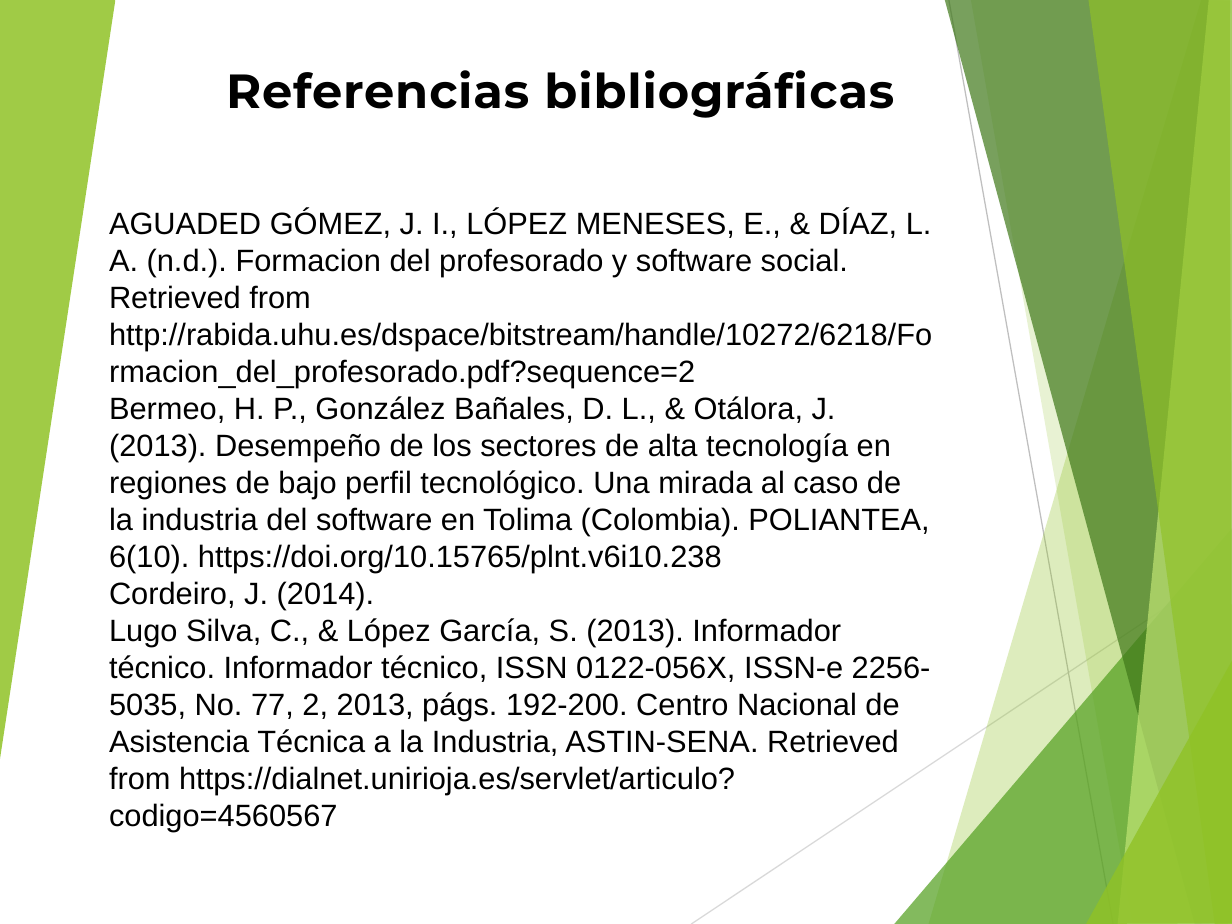
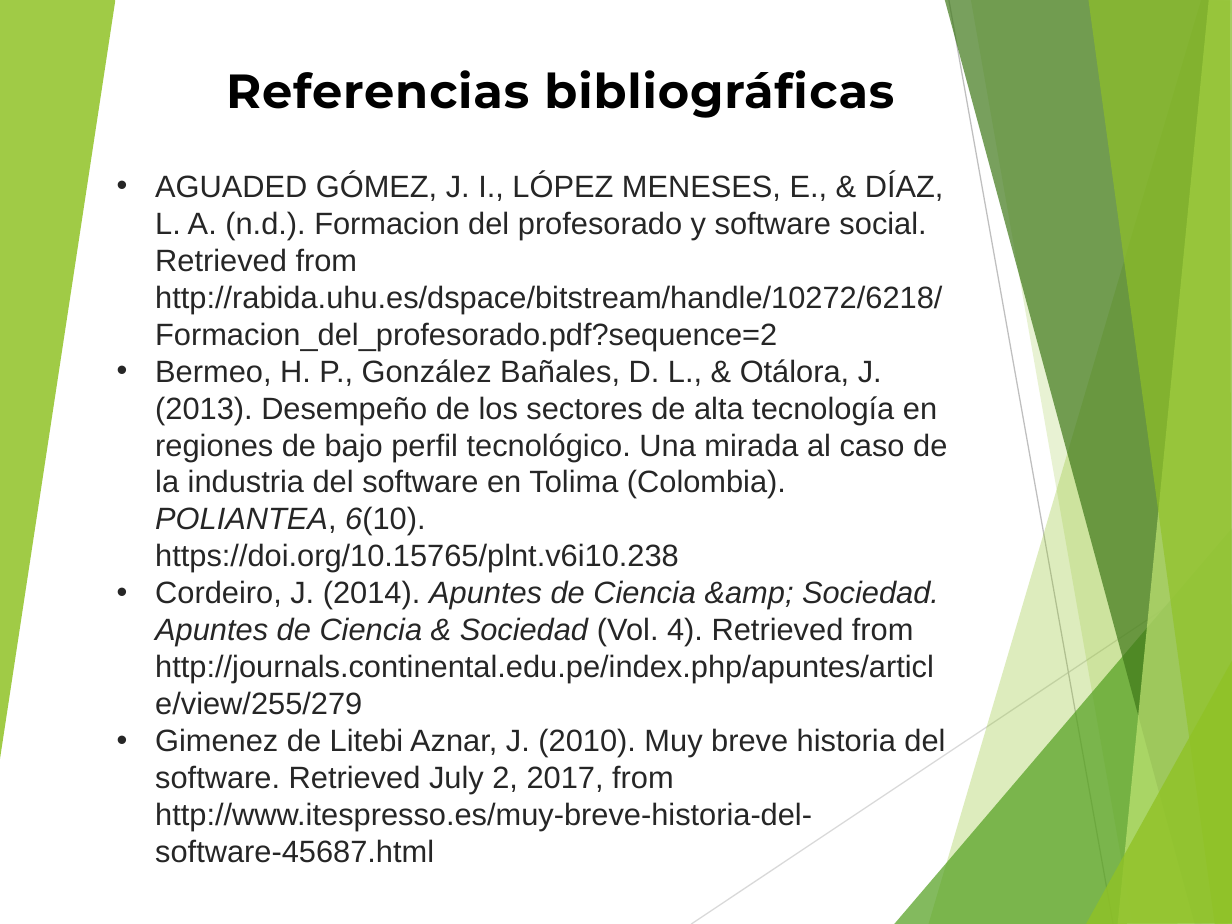
Before and after one commit to andy645jh/ProyectoGrado, a slide deck: slide 18 of extras/docs/rdc_presentacion.pptx (slide 17 before the commit). Drawn at 1232x924 pixels with LibreOffice and Linux fonts; fonts in the diff are those of the drawing. Boxes give left, top, right and bottom in pixels: in the first picture for what was removed or moved away, otherwise in the second. Text is boxed around its words. In the diff, an @@ line names an element or a change of style, - is before the commit and + after.

```diff
--- a/extras/docs/rdc_presentacion.pptx
+++ b/extras/docs/rdc_presentacion.pptx
@@ text "AGUADED GÓMEZ, J. I., LÓPEZ ...": place and size @@
-text "AGUADED GÓMEZ, J. I., LÓPEZ ..." at (109,210,932,831)
+text "AGUADED GÓMEZ, J. I., LÓPEZ ..." at (155,172,947,863)
@@ text at (155,172,947,572): text colour #000000 to #262626 in "AGUADED GÓMEZ, J. I., LÓPEZ MENESES, E., ...", "Bermeo, H. P., González Bañales, D. L., ..."; italic on in "POLIANTEA, 6(10)."; bullet none to • @@
@@ text at (155,580,945,863): text changed; text colour #000000 to #262626 @@
-Cordeiro, J. (2014).
-Lugo Silva, C., & López García, S. (2013). Informador técnico. Informador técnico, ISSN 0122-056X, ISSN-e 2256-5035, No. 77, 2, 2013, págs. 192-200. Centro Nacional de Asistencia Técnica a la Industria, ASTIN-SENA. Retrieved from https://dialnet.unirioja.es/servlet/articulo?codigo=4560567
+• Cordeiro, J. (2014). Apuntes de Ciencia &amp; Sociedad. Apuntes de Ciencia & Sociedad (Vol. 4). Retrieved from http://journals.continental.edu.pe/index.php/apuntes/article/view/255/279
+• Gimenez de Litebi Aznar, J. (2010). Muy breve historia del software. Retrieved July 2, 2017, from http://www.itespresso.es/muy-breve-historia-del-software-45687.html
```
Also in this commit, not shown: 11 other slides changed, 10 slides added, 6 slides removed.
